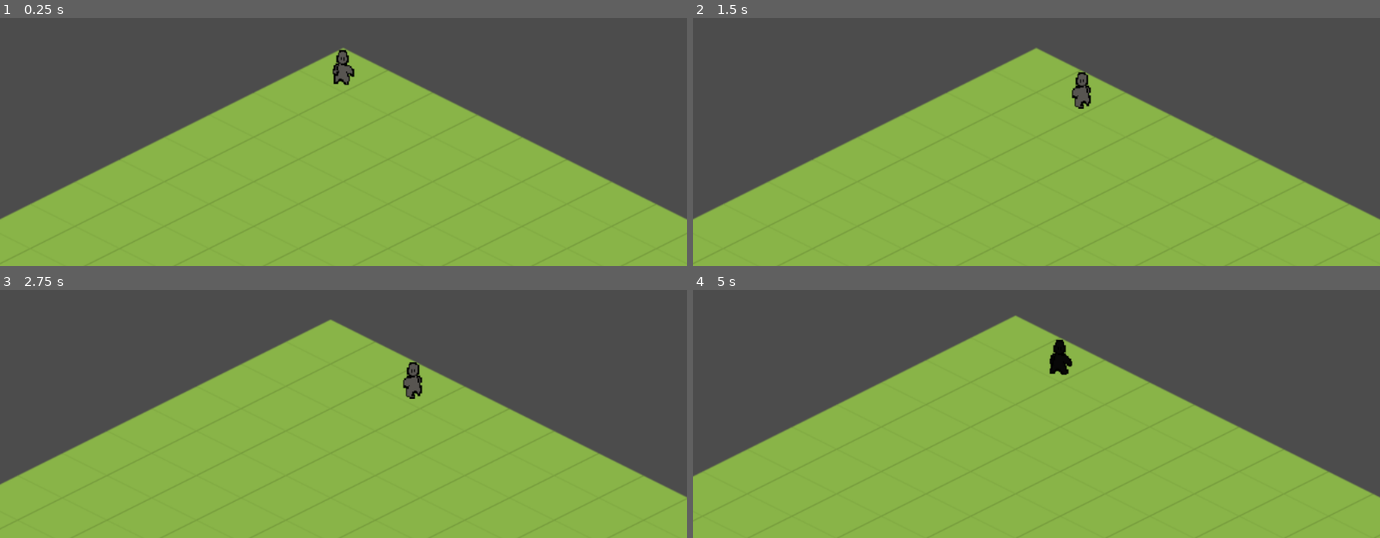
Above: before the commit, frames 1-4 (two rows, left to right).
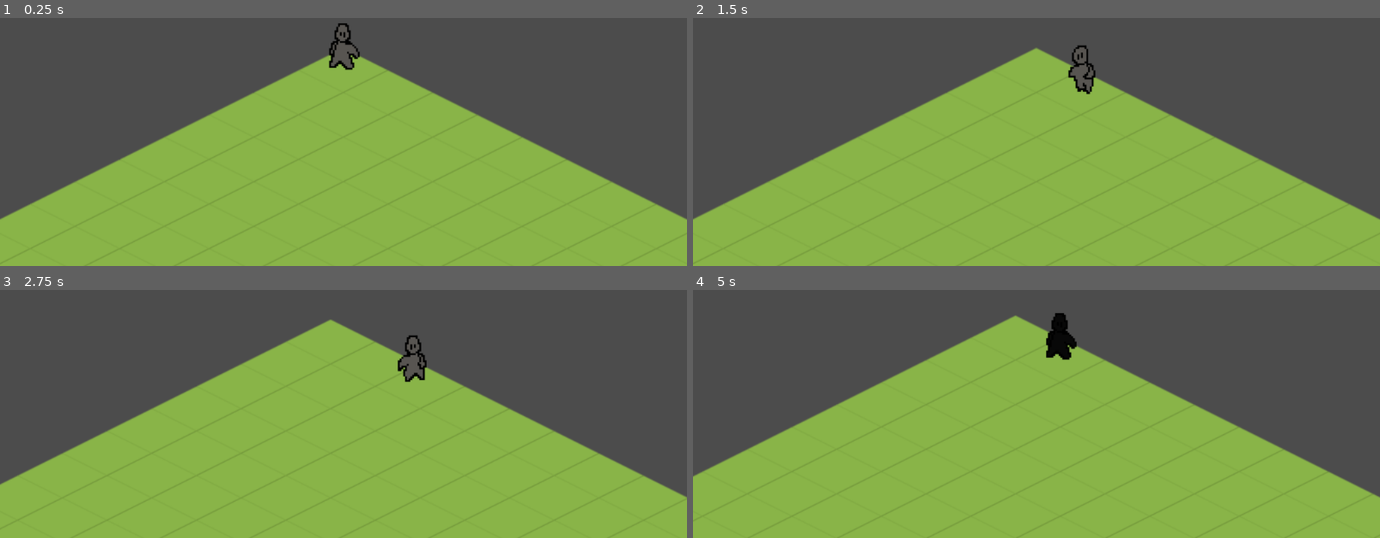
Above: after the commit, the same moments.

Repository: ahungry/games-scratch
Game: Godot game, scene res://Maze.tscn
Same seed, same stepped clock (60 frames per second), same inputs: the game is played once before the commit and once after it.
Inputs (mouse positions are in pixels of both pictures, inside the frame that each line leads up to):
- Up to frame 1 (0.25 s): no input
- Up to frame 2 (1.5 s): tap Enter at 0.5 s; move the mouse to (1187, 45) at 0.52 s; hold Right (ui_right) 0.53-1.28 s; hold Mouse wheel down (scroll_down) 0.53-1.28 s; move the mouse to (899, 84) at 1.27 s; hold Down (ui_down) from 1.28 s (still down); tap Mouse wheel up (scroll_up) at 1.35 s
- Up to frame 3 (2.75 s): move the mouse to (outside the picture) at 2.02 s; release Down (ui_down) at 2.03 s; hold Right (ui_right) from 2.03 s (still down); hold Mouse wheel down (scroll_down) from 2.03 s (still down)
- Up to frame 4 (5 s): move the mouse to (1002, 416) at 2.77 s; release Right (ui_right) at 2.78 s; release Mouse wheel down (scroll_down) at 2.78 s; hold Up (ui_up) 2.78-3.53 s; tap Mouse wheel up (scroll_up) at 2.85, 4.35 s; tap Space at 3.5 s; move the mouse to (1242, 396) at 3.52 s; hold Mouse wheel down (scroll_down) 3.53-4.28 s; hold Left (ui_left) from 3.53 s (still down); move the mouse to (outside the picture) at 4.27 s

The runs differ from the first frame. In frame 1, 0.6% of the frame differs, in the area x 47-53%, y 2-28%; in frame 2, 0.5%; in frame 3, 0.6%; in frame 4, 0.7%, in the area x 51-56%, y 9-35%.
Error before the commit: Invalid get index 'x' (on base: 'Nil'). (res://Truck.gd:72)
Error after the commit: Invalid get index 'x' (on base: 'Nil'). (res://Truck.gd:71)

Commit message:
adjust stuff

Diff:
--- a/tilemaps-and-grids/Truck.gd
+++ b/tilemaps-and-grids/Truck.gd
@@ -60,7 +60,6 @@
 	http.request('http://127.0.0.1:12345/')
 	$Tween.connect('tween_started', self, '_tweening_on', [])
 	$Tween.connect('tween_completed', self, '_tweening_off', [])
-	$AnimatedSprite2.play('knight')
 
 func _ack(result, response_code, headers, body):
 	printt("Got something back...")
@@ -85,7 +84,7 @@
 		$AnimatedSprite2.play('knight')
 	else:
 		$AnimatedSprite2.set_flip_h(flip_h)
-		# $AnimatedSprite2.stop()
+		$AnimatedSprite2.stop()
 
 func move(dir):
 	if not can_move(dir):
--- a/tilemaps-and-grids/Truck.tscn
+++ b/tilemaps-and-grids/Truck.tscn
@@ -75,7 +75,7 @@
 "frames": [ ExtResource( 15 ), ExtResource( 16 ), ExtResource( 17 ), ExtResource( 16 ), ExtResource( 15 ), ExtResource( 18 ), ExtResource( 19 ), ExtResource( 18 ) ],
 "loop": true,
 "name": "knight",
-"speed": 5.0
+"speed": 20.0
 } ]
 
 [sub_resource type="CircleShape2D" id=3]
@@ -106,6 +106,7 @@
 
 frames = SubResource( 2 )
 animation = "knight"
+offset = Vector2( 0, -25 )
 _sections_unfolded = [ "Transform", "Visibility" ]
 
 [node name="CollisionShape2D" type="CollisionShape2D" parent="." index="2"]
Binary file changed: tilemaps-and-grids/assets/IsoUnits/knight-0.png
Binary file changed: tilemaps-and-grids/assets/IsoUnits/knight-1.png
Binary file changed: tilemaps-and-grids/assets/IsoUnits/knight-2.png
Binary file changed: tilemaps-and-grids/assets/IsoUnits/knight-3.png
Binary file changed: tilemaps-and-grids/assets/IsoUnits/knight-4.png
Not shown, changed: tilemaps-and-grids/assets/IsoUnits/README.md
